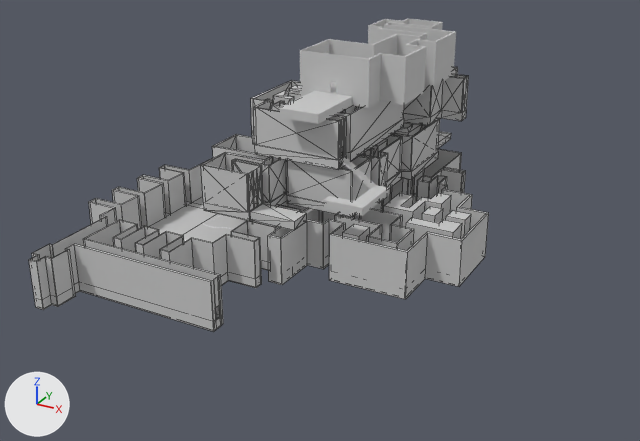
Renders of the FBX model exit mask/Assets/Models/Level Parts/deep.FBX from each side of a commit.
Before and after are seen from a 50 mm lens placed at (60.5, -101.2, 34.5), pointed at (2.1, 4.9, -18.6). Lighting does not change. The marker at lower left points along +X, +Y and +Z. Mesh edges are drawn as thin lines on the coarser meshes. Where no turn or scale is listed for an object, it has been applied to the vertices. Vertices at the same position are counted once.

In view in the first picture: 'lvl_1', 'lvl_2', 'lvl_3', 'lvl_4'.
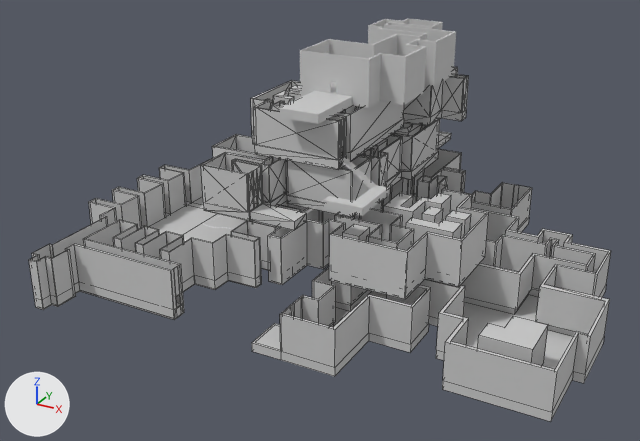
Where the change shows, as pixel boxes (x1, y1, x2, y2) in the pictures (640 x 441 px; the box of a moved part takes in the faces that stretch with it):
'lvl_4', reshaped (6% shorter)
    before: (29, 149, 489, 331)
    after: (29, 149, 489, 320)
'lvl_5', added
    after: (252, 182, 611, 421)
part 1 of me_mesh_005, moved or reshaped
    before: (66, 205, 301, 331)
    after: (66, 205, 301, 320)

What the commit changed:
me_mesh_005 has 1179 vertices, 855 faces, 4 loose edges and spans x -48.1..5.2, y -35.9..37.4, z -1.3..5.7.
me_mesh_005 is used by ob_lvl_4; location (19.9, 6.3, -21.4).
me_mesh_005 part 1: all 26 vertices in x -17.4..-17.3, y -29.7..-27.6, z -1.3..5.7 are moved by (-6.1, 0.0, 0.0).
Mesh me_mesh_008 is new.
It has 360 vertices, 228 faces, 1 loose edge and spans x -32.0..9.2, y -10.9..48.7, z -1.3..5.6.
It uses material mat_24___default (light grey #cacaca).
Object 'lvl_5' (ob_lvl_5) is new; it shows me_mesh_008.
Its location is (34.8, -4.6, -28.6).
